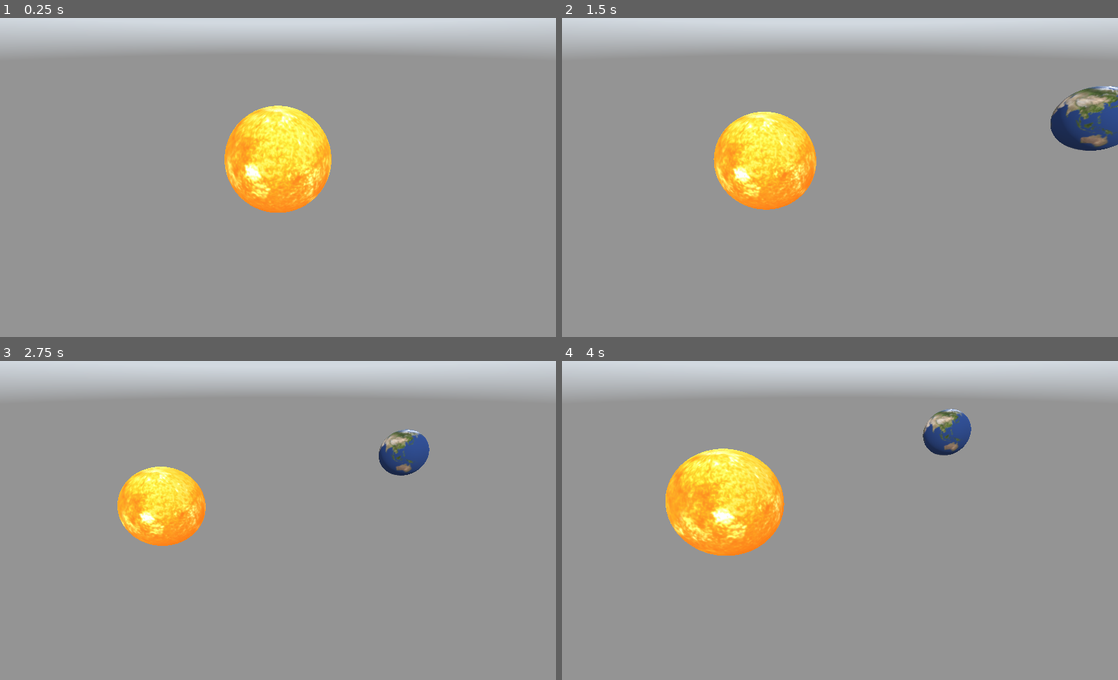
Above: before the commit, frames 1-4 (two rows, left to right).
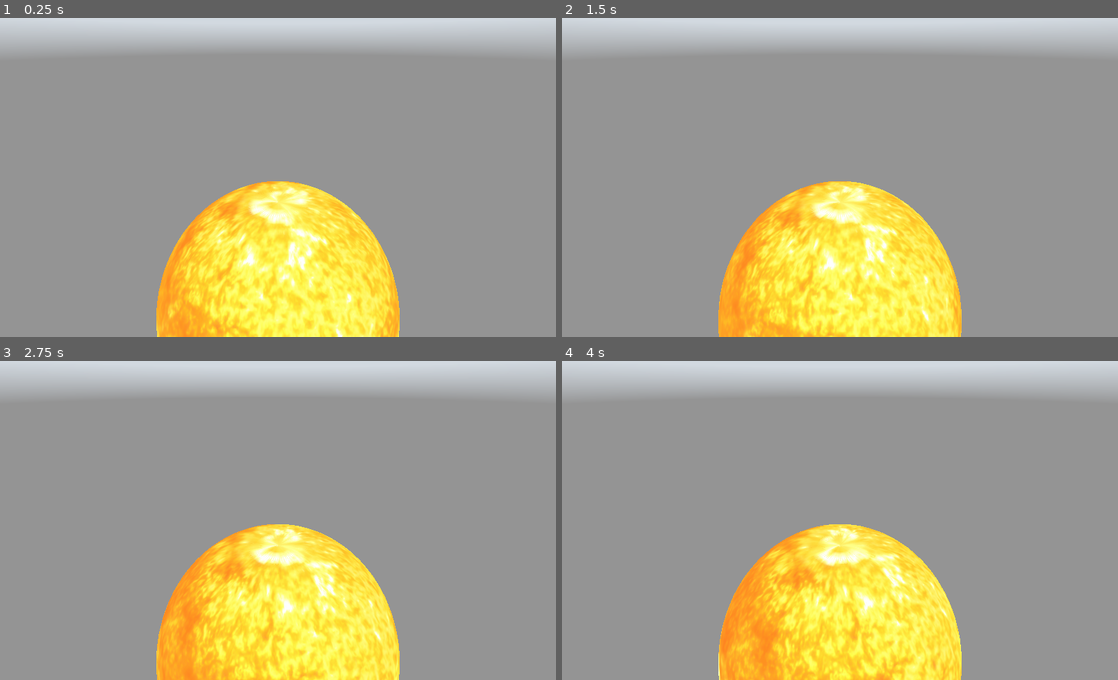
Above: after the commit, the same moments.

Repository: omerkisa1/solarSystem
Game: Godot game, scene res://main.tscn
The game is run twice, just before and just after one commit, with the same random seed, the same clock (stepped at 60 frames per second) and the same inputs.
Inputs (mouse positions are in pixels of both pictures, inside the frame that each line leads up to):
- Up to frame 1 (0.25 s): no input
- Up to frame 2 (1.5 s): move the mouse to (962, 158) at 0.52 s; hold Right (ui_right) 0.53-1.28 s; click (962, 158) at 0.67 s; move the mouse to (728, 190) at 1.27 s; hold Down (ui_down) from 1.28 s (still down); click (728, 190) at 1.42 s
- Up to frame 3 (2.75 s): move the mouse to (333, 443) at 2.02 s; release Down (ui_down) at 2.03 s; hold Right (ui_right) from 2.03 s (still down); click (333, 443) at 2.17 s
- Up to frame 4 (4 s): move the mouse to (812, 581) at 2.77 s; release Right (ui_right) at 2.78 s; hold Up (ui_up) 2.78-3.53 s; click (812, 581) at 2.92 s; move the mouse to (1006, 565) at 3.52 s; hold Left (ui_left) from 3.53 s (still down); click (1006, 565) at 3.67 s

The runs differ from the first frame. In frame 1, 21% of the frame differs, in the area x 28-72%, y 27-100%; in frame 2, 23%; in frame 3, 21%; in frame 4, 24%, in the area x 18-74%, y 15-100%.

Commit message:
orbits added

Diff:
--- a/eclipse/Camera.gd
+++ b/eclipse/Camera.gd
@@ -1,14 +1,13 @@
 extends Camera
 
-# Hareket ve zoom parametreleri
-var speed = 10.0
+# Zoom parametreleri
+var zoom_speed = 5.0
+var min_distance = 2.0  # Minimum yakınlık
+var max_distance = 150.0  # Maksimum uzaklık
+
+# Pan ve Döndürme Kontrolleri
 var sensitivity = 0.1
-var pan_speed = 0.5
-var zoom_speed = 2.0
-var min_distance = 2.0
-var max_distance = 50.0
-
-# Durum değişkenleri
+var pan_speed = 5.0
 var mouse_middle_pressed = false
 var mouse_left_pressed = false
 var last_mouse_position = Vector2()
@@ -38,26 +37,12 @@
 
 	# Fare tekerleği ile zoom
 	if event is InputEventMouseButton and event.button_index == BUTTON_WHEEL_UP:
-		zoom_camera(-zoom_speed)
+		zoom_camera(-zoom_speed)  # Yakınlaştır
 	elif event is InputEventMouseButton and event.button_index == BUTTON_WHEEL_DOWN:
-		zoom_camera(zoom_speed)
+		zoom_camera(zoom_speed)  # Uzaklaştır
 
 func zoom_camera(amount):
 	# Kamerayı Z ekseni boyunca ileri/geri hareket ettir
 	var new_translation = translation + transform.basis.z * amount
 	if new_translation.length() >= min_distance and new_translation.length() <= max_distance:
 		translation = new_translation
-
-func _process(delta):
-	# Klavye ile serbest hareket (W, A, S, D)
-	var input_vector = Vector3()
-	if Input.is_action_pressed("ui_up"):  # W tuşu
-		input_vector.z -= 1
-	if Input.is_action_pressed("ui_down"):  # S tuşu
-		input_vector.z += 1
-	if Input.is_action_pressed("ui_left"):  # A tuşu
-		input_vector.x -= 1
-	if Input.is_action_pressed("ui_right"):  # D tuşu
-		input_vector.x += 1
-	input_vector = input_vector.normalized()
-	translate(input_vector * speed * delta)
--- /dev/null
+++ b/eclipse/EarthOrbit.gd
@@ -0,0 +1,17 @@
+extends Spatial
+
+var orbit_speed = 5.0  # Dünya'nın yörünge hızı
+var orbit_radius_x = 150.0  # X eksenindeki yörünge yarıçapı
+var orbit_radius_z = 130.0  # Z eksenindeki yörünge yarıçapı
+var current_angle = 0.0  # Yörüngedeki mevcut açı
+
+func _process(delta):
+	# Açı ilerliyor
+	current_angle += orbit_speed * delta
+
+	# X ve Z pozisyonlarını hesapla
+	var x_position = orbit_radius_x * cos(deg2rad(current_angle))
+	var z_position = orbit_radius_z * sin(deg2rad(current_angle))
+
+	# Dünya'nın pozisyonunu güncelle
+	translation = Vector3(x_position, 0, z_position)
--- /dev/null
+++ b/eclipse/MoonOrbit.gd
@@ -0,0 +1,16 @@
+extends Spatial
+
+var orbit_speed = 0.5  # Ay'ın Dünya etrafındaki dönüş hızı
+var orbit_radius = 3.0  # Ay'ın Dünya'dan uzaklığı (yarıçap)
+var current_angle = 0.0  # Yörüngedeki mevcut açı
+
+func _process(delta):
+	# Açı ilerliyor
+	current_angle += orbit_speed * delta
+
+	# X ve Z pozisyonlarını hesapla (dairesel yörünge)
+	var x_position = orbit_radius * cos(deg2rad(current_angle))
+	var z_position = orbit_radius * sin(deg2rad(current_angle))
+
+	# Ay'ın pozisyonunu güncelle
+	$moon.translation = Vector3(x_position, 0, z_position)
--- a/eclipse/earth.gd
+++ b/eclipse/earth.gd
@@ -6,12 +6,13 @@
 # var b = "text"
 
 
+var rotation_speed = 1.0
+
 # Called when the node enters the scene tree for the first time.
 func _ready():
 	pass
 
 
-
 # Called every frame. 'delta' is the elapsed time since the previous frame.
-#func _process(delta):
-#	pass
+func _process(delta):
+	rotate_y(rotation_speed  * delta)
--- a/eclipse/main.tscn
+++ b/eclipse/main.tscn
@@ -1,10 +1,14 @@
-[gd_scene load_steps=12 format=2]
+[gd_scene load_steps=18 format=2]
 
 [ext_resource path="res://MeshInstance.gd" type="Script" id=1]
 [ext_resource path="res://earth.gd" type="Script" id=2]
 [ext_resource path="res://Camera.gd" type="Script" id=3]
 [ext_resource path="res://2k_sun.jpg" type="Texture" id=4]
 [ext_resource path="res://2k_earth_daymap.jpg" type="Texture" id=5]
+[ext_resource path="res://moon.gd" type="Script" id=6]
+[ext_resource path="res://2k_moon.jpg" type="Texture" id=7]
+[ext_resource path="res://EarthOrbit.gd" type="Script" id=8]
+[ext_resource path="res://MoonOrbit.gd" type="Script" id=9]
 
 [sub_resource type="Shader" id=1]
 
@@ -32,23 +36,45 @@
 emission_operator = 0
 emission_on_uv2 = false
 
+[sub_resource type="SphereMesh" id=8]
+
+[sub_resource type="SpatialMaterial" id=9]
+albedo_texture = ExtResource( 7 )
+
 [node name="Spatial" type="Spatial"]
 
 [node name="Camera" type="Camera" parent="."]
-transform = Transform( 1, 0, 0, 0, 0.866025, 0.5, 0, -0.5, 0.866025, 0, 10, 20 )
+transform = Transform( 1, 0, 0, 0, 0.866025, 0.5, 0, -0.5, 0.866025, 0, 30, 20 )
+near = 0.5
+far = 5000.0
 script = ExtResource( 3 )
 
 [node name="DirectionalLight" type="DirectionalLight" parent="."]
 transform = Transform( 1, 0, 0, 0, 0.707107, 0.707107, 0, -0.707107, 0.707107, 0, 0, 0 )
 
 [node name="sun" type="MeshInstance" parent="."]
-transform = Transform( 5, 0, 0, 0, 5, 0, 0, 0, 5, 0, 0, 0 )
+transform = Transform( 15, 0, 0, 0, 15, 0, 0, 0, 15, 0, 0, 0 )
 mesh = SubResource( 3 )
 material/0 = SubResource( 7 )
 script = ExtResource( 1 )
 
-[node name="earth" type="MeshInstance" parent="sun"]
-transform = Transform( 1, 0, 0, 0, 1, 0, 0, 0, 1, 10, 0, 0 )
+[node name="EarthOrbit" type="Spatial" parent="."]
+script = ExtResource( 8 )
+
+[node name="earth" type="MeshInstance" parent="EarthOrbit"]
+transform = Transform( 5, 0, 0, 0, 5, 0, 0, 0, 5, 50, 0, 0 )
 mesh = SubResource( 5 )
+skeleton = NodePath("../../sun")
 material/0 = SubResource( 6 )
 script = ExtResource( 2 )
+
+[node name="MoonOrbit" type="Spatial" parent="EarthOrbit/earth"]
+transform = Transform( 0.2, 0, 0, 0, 0.2, 0, 0, 0, 0.2, -10, 0, 0 )
+script = ExtResource( 9 )
+
+[node name="moon" type="MeshInstance" parent="EarthOrbit/earth/MoonOrbit"]
+transform = Transform( 0.3, 0, 0, 0, 0.3, 0, 0, 0, 0.3, 60, 0, 0 )
+mesh = SubResource( 8 )
+skeleton = NodePath("../../../../sun")
+material/0 = SubResource( 9 )
+script = ExtResource( 6 )
--- a/eclipse/moon.gd
+++ b/eclipse/moon.gd
@@ -1,16 +1,6 @@
 extends MeshInstance
 
+var rotation_speed = 0.2  # Ay'ın kendi ekseni etrafında dönüş hızı
 
-# Declare member variables here. Examples:
-# var a = 2
-# var b = "text"
-
-
-# Called when the node enters the scene tree for the first time.
-func _ready():
-	pass # Replace with function body.
-
-
-# Called every frame. 'delta' is the elapsed time since the previous frame.
-#func _process(delta):
-#	pass
+func _process(delta):
+	rotate_y(rotation_speed * delta)
Binary file added: eclipse/2k_moon.jpg
Not shown, added: eclipse/2k_moon.jpg.import
